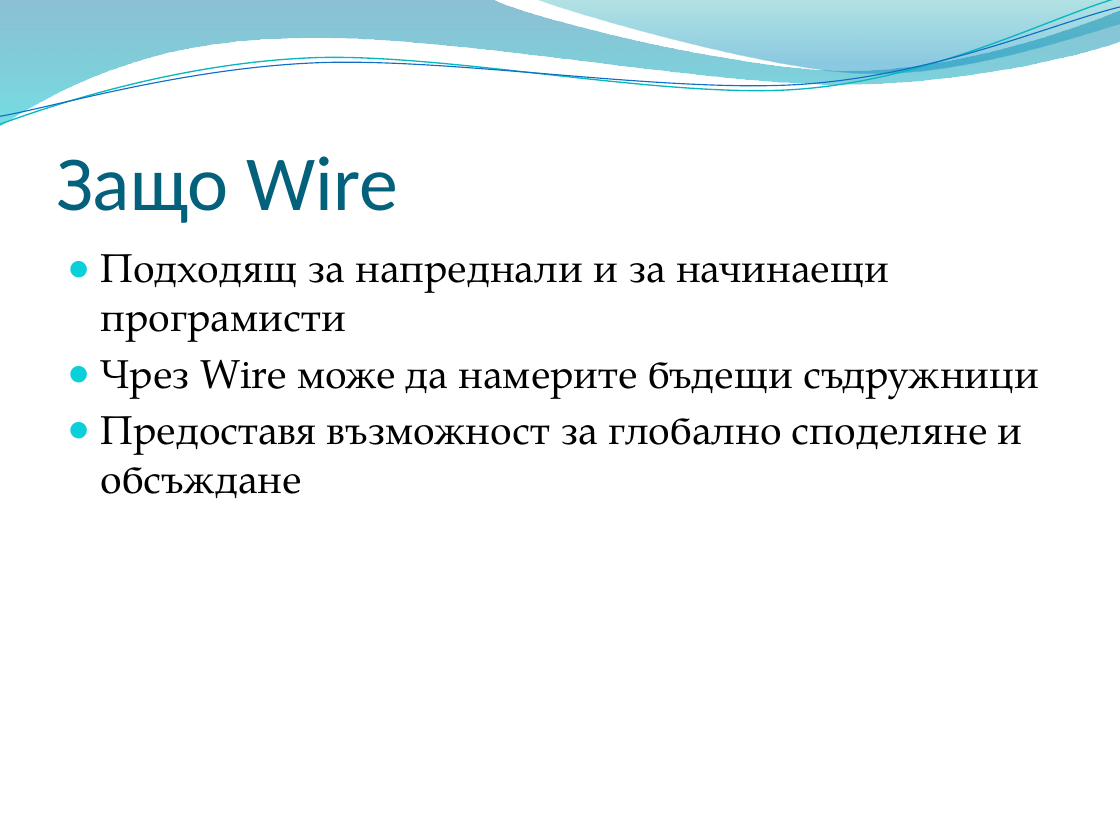
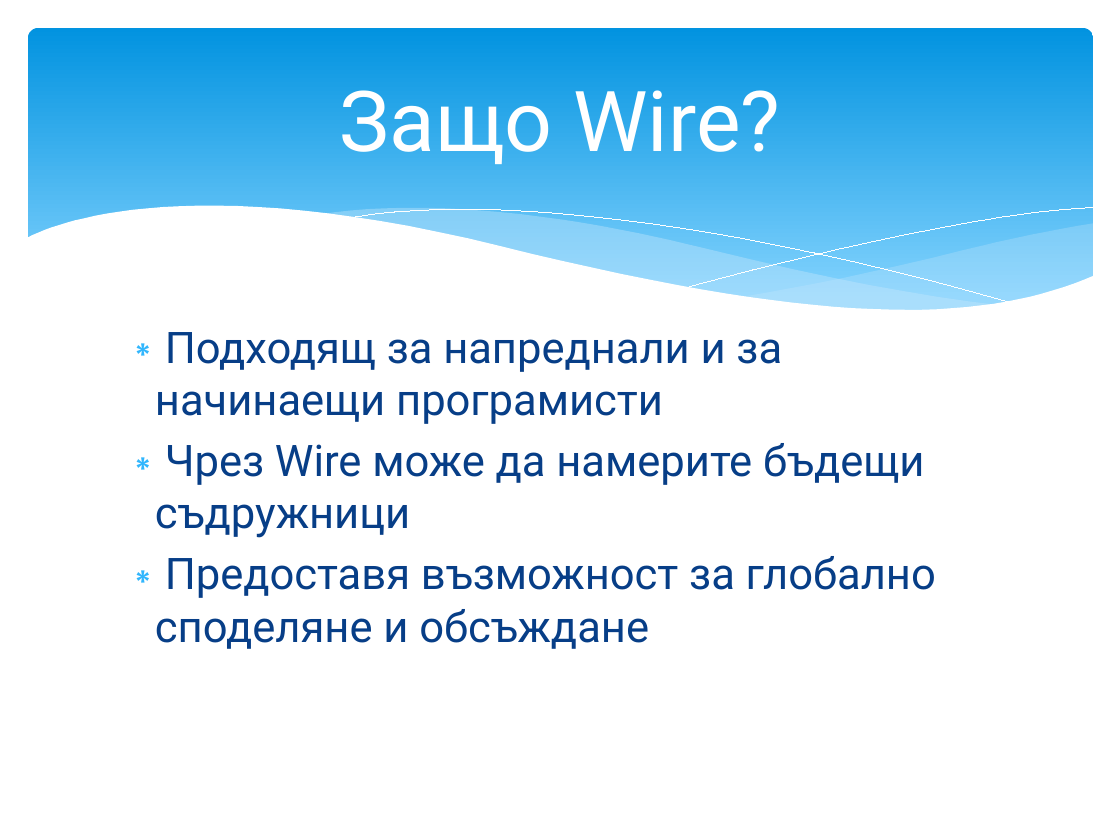
Before and after one commit to NickSot/HackTUES3, a slide deck: slide 3 of Wire.pptx. Drawn at 1120x840 pixels with LibreOffice and Linux fonts; fonts in the diff are those of the drawing; background and template pictures are left out. Boxes give left, top, right and bottom in pixels: in the first picture for what was removed or moved away, otherwise in the second. Text is boxed around its words. In the diff, an @@ line names an element or a change of style, - is before the commit and + after.

```diff
--- a/Wire.pptx
+++ b/Wire.pptx
@@ freeform shape removed at (0,0,1120,127) @@
@@ freeform shape removed at (0,0,1120,131) @@
@@ freeform shape removed at (0,7,1120,125) @@
@@ rounded rectangle added at (28,28,1093,330), fill gradient #0293E0 to #83D3FE @@
@@ freeform shape removed at (536,0,1120,77) @@
@@ title "Защо Wire?" at (340,90,780,165): vertical alignment bottom to middle @@
@@ title at (340,90,780,165): text changed; size 50 to 54 pt; font Calibri to Roboto; text colour #04617B to #FFFFFF @@
-Защо Wire
+Защо Wire?
@@ group added at (26,206,1094,368): 5 freeform shapes @@
@@ text "Подходящ за напреднали и за ...": place and size @@
-text "Подходящ за напреднали и за ..." at (101,254,1039,498)
+text "Подходящ за напреднали и за ..." at (155,332,936,649)
@@ text "Подходящ за напреднали и за ..." at (155,332,936,649): size 26 to 28 pt, font TeX Gyre Pagella to Roboto, text colour #000000 to #073E87; bullet ● to ∗; bullet colour #0BD0D9 to #31B6FD @@
```
Also in this commit, not shown: 3 other slides changed, 1 slide added, 1 slide removed.
